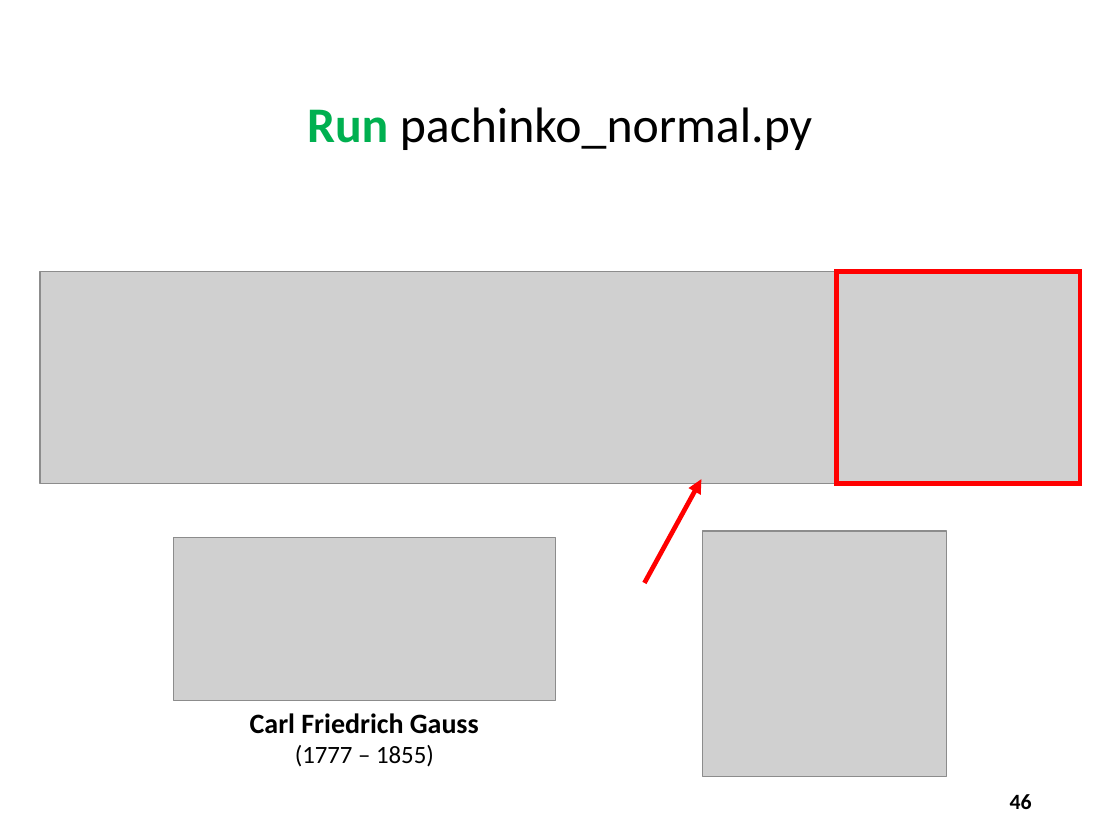
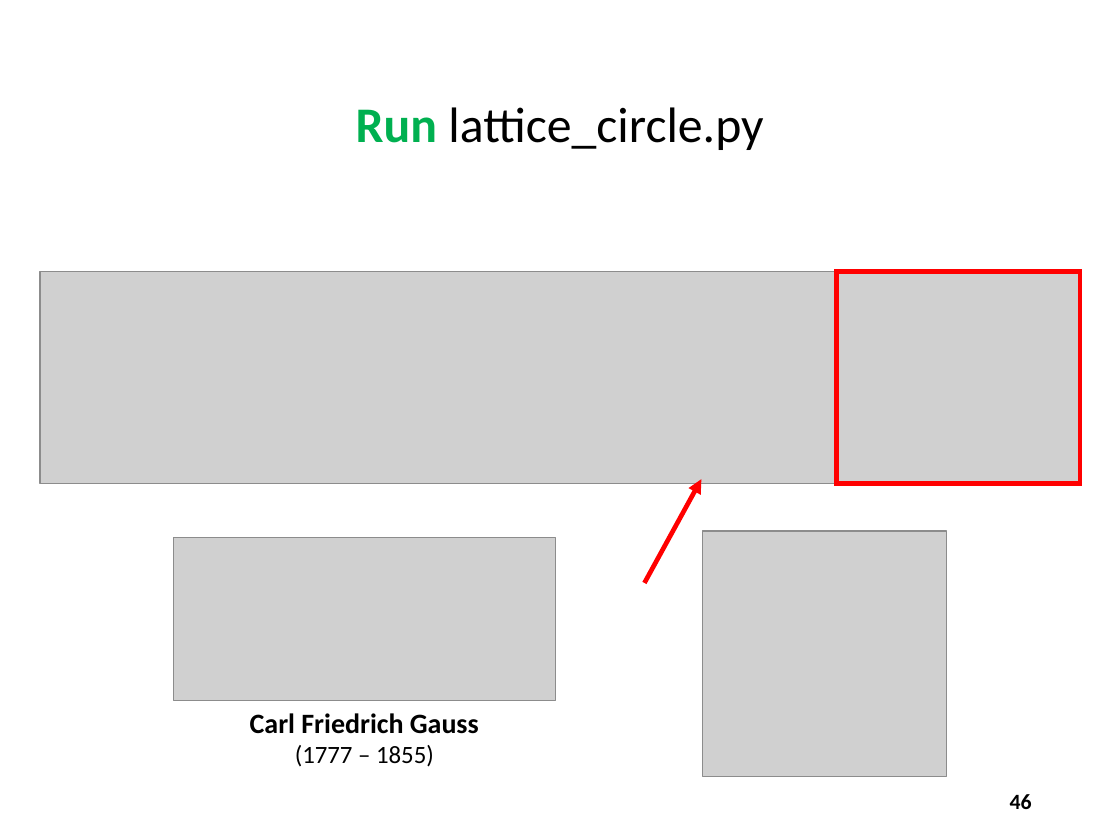
Before and after one commit to dbiersach/scicomp101, a slide deck: slide 46 of Session 07 - Probability and Statistics/Session 07 - Probability and Statistics.pptx. Drawn at 1120x840 pixels with LibreOffice and Linux fonts; fonts in the diff are those of the drawing; grey boxes stand for pictures. Boxes give left, top, right and bottom in pixels: in the first picture for what was removed or moved away, otherwise in the second. Text is boxed around its words. In the diff, an @@ line names an element or a change of style, - is before the commit and + after.

```diff
--- a/Session 07 - Probability and Statistics/Session 07 - Probability and Statistics.pptx
+++ b/Session 07 - Probability and Statistics/Session 07 - Probability and Statistics.pptx
@@ title at (x1=356, y1=107, x2=763, y2=150): text changed @@
-Run pachinko_normal.py
+Run lattice_circle.py
```
Also in this commit, not shown: 9 other slides changed, 1 slide added, 7 other files.
